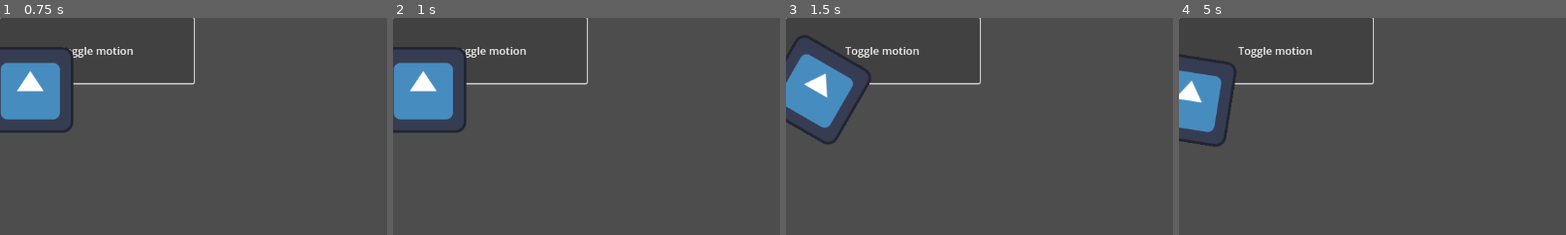
Above: before the commit, frames 1-4 (left to right).
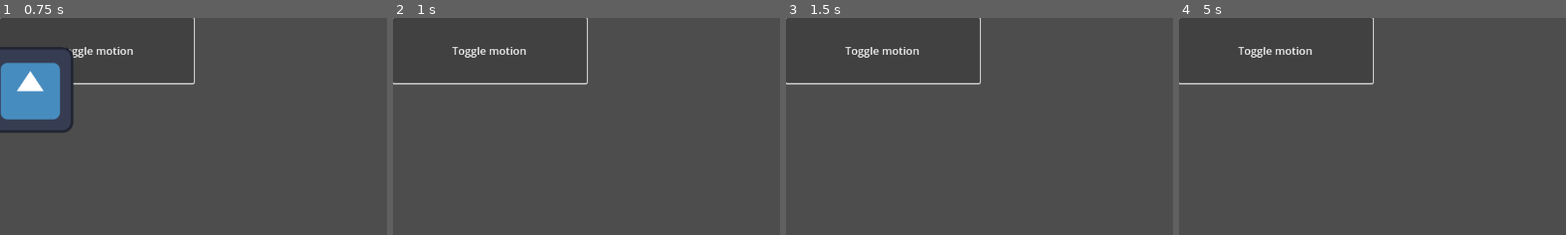
Above: after the commit, the same moments.

Repository: Final-Parsec/office-sim
Game: Godot game, scene res://node_2d.tscn
Same seed, same stepped clock (60 frames per second), same inputs: the game is played once before the commit and once after it. The project has no main scene, so this scene is started directly. The engine's default icon, where the game draws it, is replaced by a stand-in: a white triangle on a blue panel in a dark square.
Inputs:
- Up to frame 1 (0.75 s): click "Toggle motion" at 0.5 s
- Up to frame 2 (1 s): no input
- Up to frame 3 (1.5 s): tap Enter at 1.25 s; hold Right (ui_right) from 1.28 s (still down)
- Up to frame 4 (5 s): release Right (ui_right) at 2.03 s; hold Down (ui_down) 2.03-2.78 s; tap Space at 2.75 s; hold Right (ui_right) 2.78-3.53 s; tap Enter at 3.5 s; hold Up (ui_up) 3.53-4.28 s; hold Left (ui_left) from 4.28 s (still down)
The pictures show only the part of the screen within x 0-50%, y 0-50%; the shares and areas given below are measured in that part.

Frame 1 is identical in both runs. In frame 2, 4.7% of the frame differs, in the area x 0-20%, y 13-53%; in frame 3, 4.7%; in frame 4, 3.3%.

Commit message:
blinking like a blinky board

Diff:
--- a/game/node_2d.tscn
+++ b/game/node_2d.tscn
@@ -11,4 +11,7 @@
 
 [node name="Sprite2D" parent="." instance=ExtResource("1_q8k6v")]
 
+[node name="Timer" type="Timer" parent="Sprite2D"]
+autostart = true
+
 [connection signal="pressed" from="Button" to="Sprite2D" method="_on_button_pressed"]
--- a/game/sprite_2d.gd
+++ b/game/sprite_2d.gd
@@ -23,3 +23,10 @@
 
 func _on_button_pressed() -> void:
 	set_process(not is_processing())
+
+func _ready() -> void:
+	var timer = get_node("Timer")
+	timer.timeout.connect(_on_timer_timeout)
+
+func _on_timer_timeout():
+	visible = not visible
